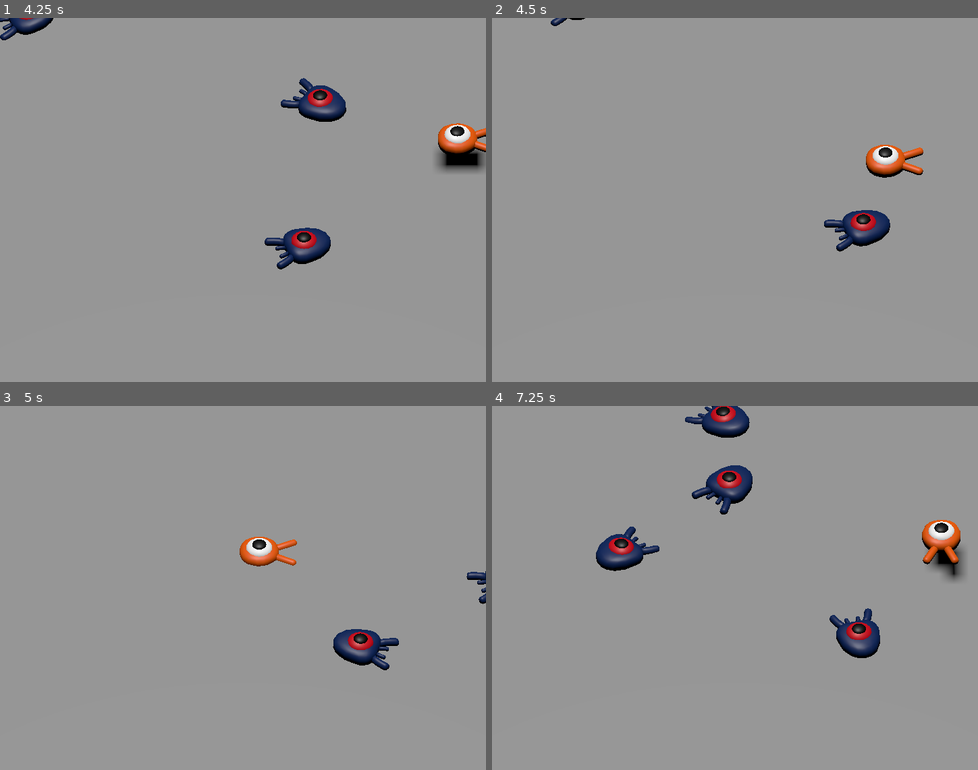
Above: before the commit, frames 1-4 (two rows, left to right).
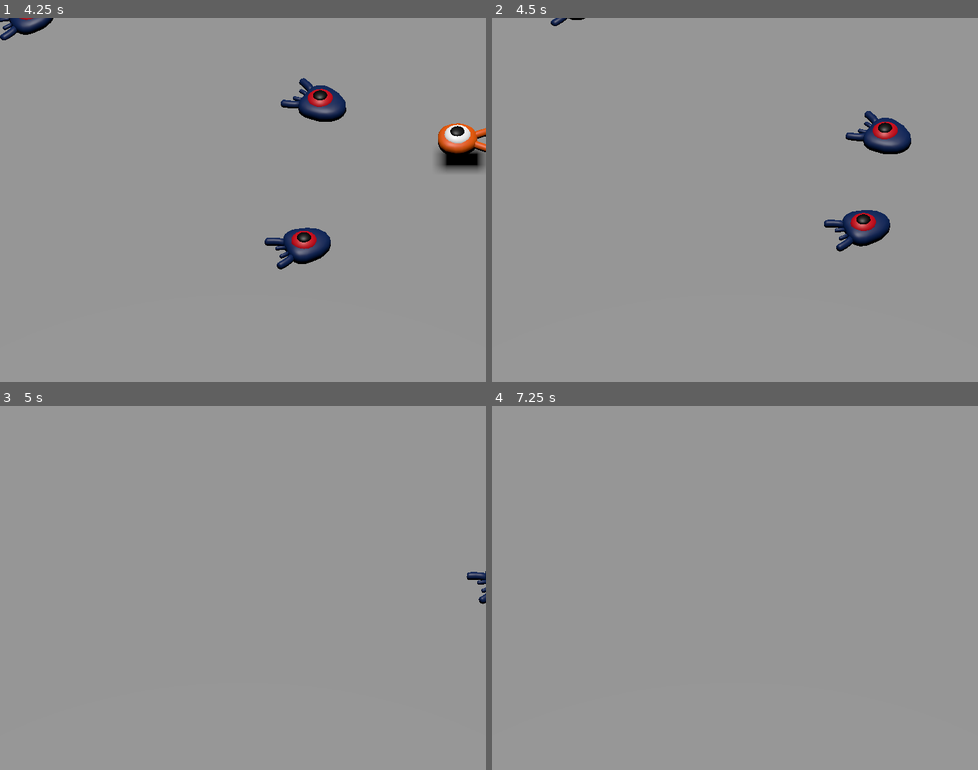
Above: after the commit, the same moments.

Repository: LailaiLand/squash-creeps
Game: Godot game, scene res://main.tscn
Same seed, same stepped clock (60 frames per second), same inputs: the game is played once before the commit and once after it.
Inputs:
- Up to frame 1 (4.25 s): tap Enter at 0.5 s; hold D (move_right) 0.53-1.28 s; tap Space (jump) at 0.77, 1.52, 3.02, 3.77 s; hold S (move_back) 1.28-2.03 s; hold D (move_right) 2.03-2.78 s; hold W (move_forward) 2.78-3.53 s; hold A (move_left) from 3.53 s (still down)
- Up to frame 2 (4.5 s): keep holding A (move_left)
- Up to frame 3 (5 s): keep holding A (move_left); tap Space (jump) at 4.52 s
- Up to frame 4 (7.25 s): release A (move_left) at 5.03 s; hold S (move_back) 5.03-5.78 s; hold D (move_right) 5.78-6.53 s; tap Space (jump) at 6.02, 6.77 s; hold W (move_forward) from 6.53 s (still down)

Frame 1 is identical in both runs. In frame 2, 1.6% of the frame differs, in the area x 72-89%, y 25-44%; in frame 3, 1.6%; in frame 4, 4.6%, in the area x 21-98%, y 0-70%.

Commit message:
Added player death
A small cylindrical area that detects enemies. Stops the spawn timer before deleting player, since the enemy spawning looks for the player node

Diff:
--- a/main.gd
+++ b/main.gd
@@ -17,3 +17,7 @@
 
 	#så når den er instansert og rotert og har fått riktig fart så kan den legges til
 	add_child(mob)
+
+
+func _on_player_hit() -> void:
+	$Timer.stop()
--- a/main.tscn
+++ b/main.tscn
@@ -83,4 +83,5 @@
 wait_time = 0.5
 autostart = true
 
+[connection signal="hit" from="Player" to="." method="_on_player_hit"]
 [connection signal="timeout" from="Timer" to="." method="_on_timer_timeout"]
--- a/player.gd
+++ b/player.gd
@@ -8,6 +8,9 @@
 @export var bounce_impulse = 16
 # Vector3.ZERO betyr at det står stille. Referansepunkt
 var target_velocity = Vector3.ZERO
+
+#signal til å trigge events i main scene
+signal hit
 
 # Alt som skal bevege seg med fysikk må regne bevegelser i _physics_process.
 func _physics_process(delta):
@@ -43,7 +46,8 @@
 		#hent det vi kræsjer med til variabel
 		var collision = get_slide_collision(index)
 
-		#om det ikke treffer noe
+		#om mob blir squashed så sletter den og vi får error.
+		#hvis det skjer er det lurt med continue
 		if collision.get_collider() == null:
 			# så går vi videre til neste index
 			continue
@@ -72,3 +76,10 @@
 
 	# funksjon for å få alt til å røre seg
 	move_and_slide()
+
+func die() -> void:
+	hit.emit()
+	queue_free()
+
+func _on_mob_detector_body_entered(body: Node3D) -> void:
+	die()
--- a/player.tscn
+++ b/player.tscn
@@ -1,10 +1,14 @@
-[gd_scene load_steps=4 format=3 uid="uid://c2y3w1qjrqdvy"]
+[gd_scene load_steps=5 format=3 uid="uid://c2y3w1qjrqdvy"]
 
 [ext_resource type="PackedScene" uid="uid://yvi46aig7x0b" path="res://art/player.glb" id="1_5vick"]
 [ext_resource type="Script" path="res://player.gd" id="1_ri2sp"]
 
 [sub_resource type="SphereShape3D" id="SphereShape3D_l6y5v"]
 radius = 0.8
+
+[sub_resource type="CylinderShape3D" id="CylinderShape3D_n5aay"]
+height = 0.286094
+radius = 1.1213
 
 [node name="Player" type="CharacterBody3D"]
 collision_mask = 6
@@ -17,3 +21,14 @@
 [node name="CollisionShape3D" type="CollisionShape3D" parent="."]
 transform = Transform3D(1, 0, 0, 0, 1, 0, 0, 0, 1, 0, 0.815319, 0)
 shape = SubResource("SphereShape3D_l6y5v")
+
+[node name="MobDetector" type="Area3D" parent="."]
+collision_layer = 0
+collision_mask = 2
+monitorable = false
+
+[node name="CollisionShape3D" type="CollisionShape3D" parent="MobDetector"]
+transform = Transform3D(1, 0, 0, 0, 1, 0, 0, 0, 1, 0, 0.453735, 0)
+shape = SubResource("CylinderShape3D_n5aay")
+
+[connection signal="body_entered" from="MobDetector" to="." method="_on_mob_detector_body_entered"]
